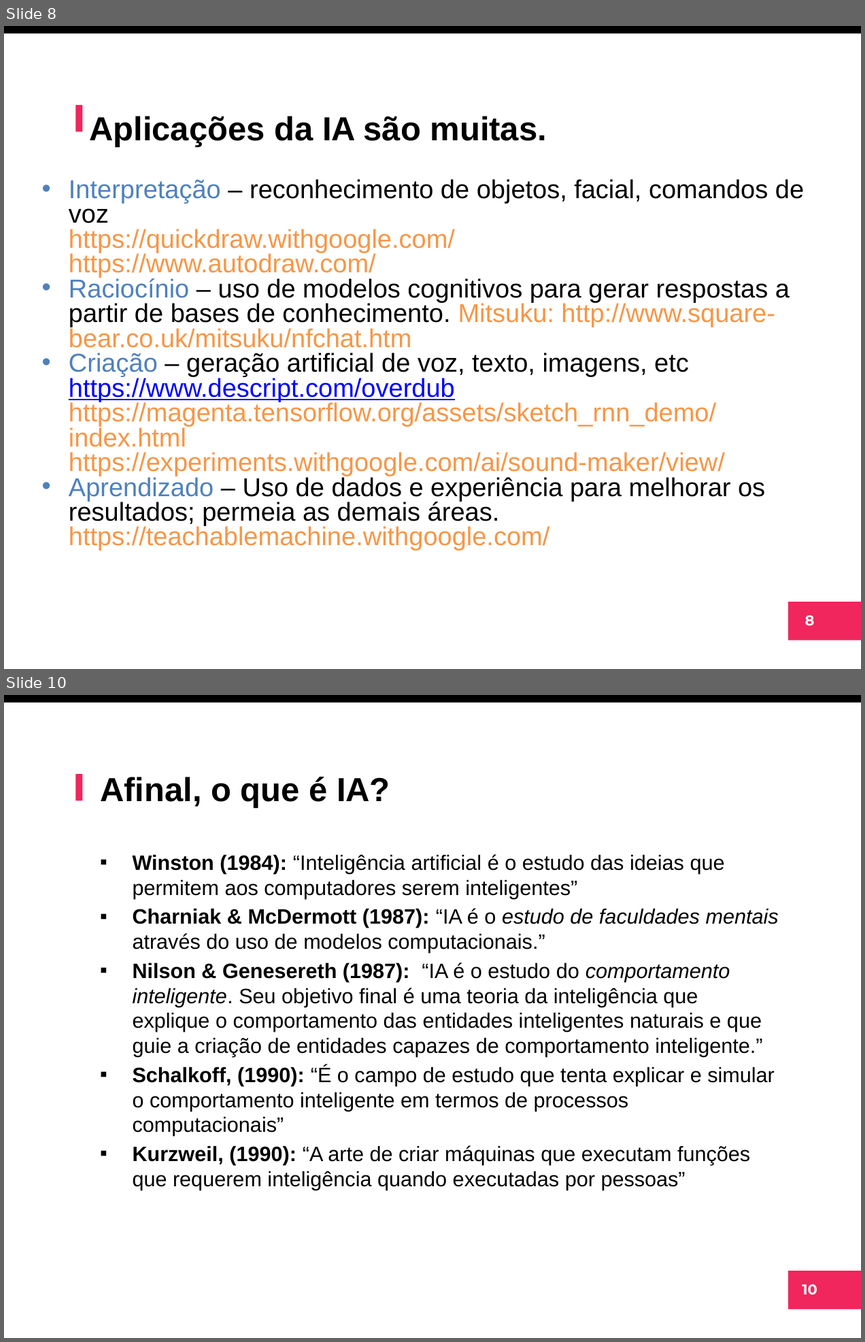
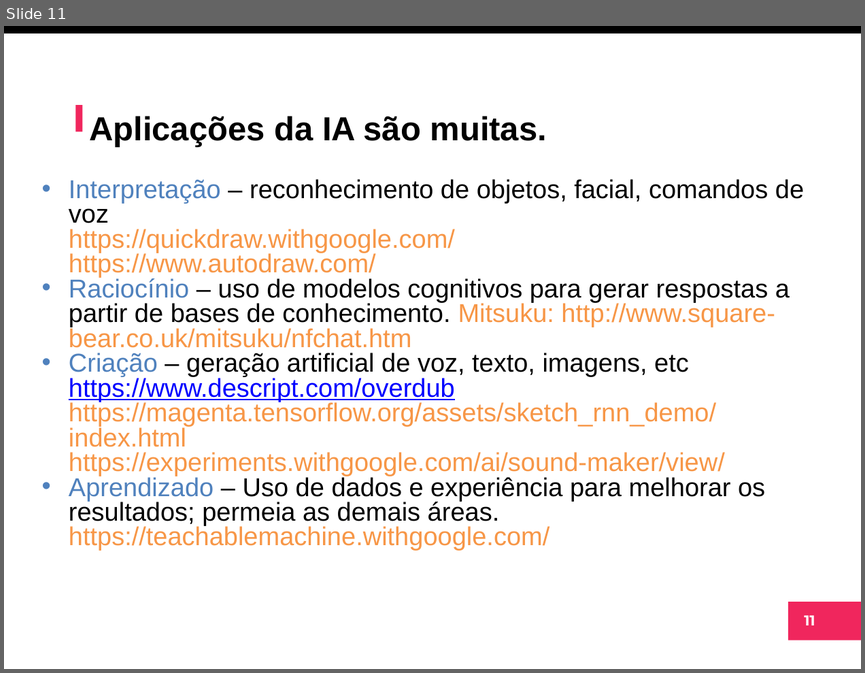
Before and after one commit to arnaldojr/ml, a slide deck: material/aulas/lab01/IntroIA.pptx. Shown one above the other, each under a label of ours: slides 8 and 10 before the commit, slide 11 after it; the slides between them are not shown. The pictures are 865x1342 and 865x673 pixels, drawn with LibreOffice and Linux fonts; fonts in the diff are those of the drawing; background and template pictures are left out. Boxes give left, top, right and bottom in pixels: in the first picture for what was removed or moved away, otherwise in the second. Text is boxed around its words. In the diff, an @@ line names an element or a change of style, - is before the commit and + after.

```diff
--- a/material/aulas/lab01/IntroIA.pptx
+++ b/material/aulas/lab01/IntroIA.pptx
@@ slide 10 removed at (4, 695, 861, 1338), background #FFFFFF; not listed: 4 template elements that a slide beside it also shows @@
@@ title removed at (100, 777, 390, 808) @@
-Afinal, o que é IA?
@@ text removed at (133, 854, 779, 1190) @@
-▪ Winston (1984): “Inteligência artificial é o estudo das ideias que permitem aos computadores serem inteligentes”
-▪ Charniak & McDermott (1987): “IA é o estudo de faculdades mentais através do uso de modelos computacionais.”
-▪ Nilson & Genesereth (1987): “IA é o estudo do comportamento inteligente. Seu objetivo final é uma teoria da inteligência que explique o comportamento das entidades inteligentes naturais e que guie a criação de entidades capazes de comportamento inteligente.”
-▪ Schalkoff, (1990): “É o campo de estudo que tenta explicar e simular o comportamento inteligente em termos de processos computacionais”
-▪ Kurzweil, (1990): “A arte de criar máquinas que executam funções que requerem inteligência quando executadas por pessoas”
@@ what was slide 8 is now slide 11 @@
@@ page number at (804, 615, 815, 625): text changed @@
-8
+11
```
Also in this commit, not shown: 6 slides changed, 8 slides added, 8 other slides removed.
